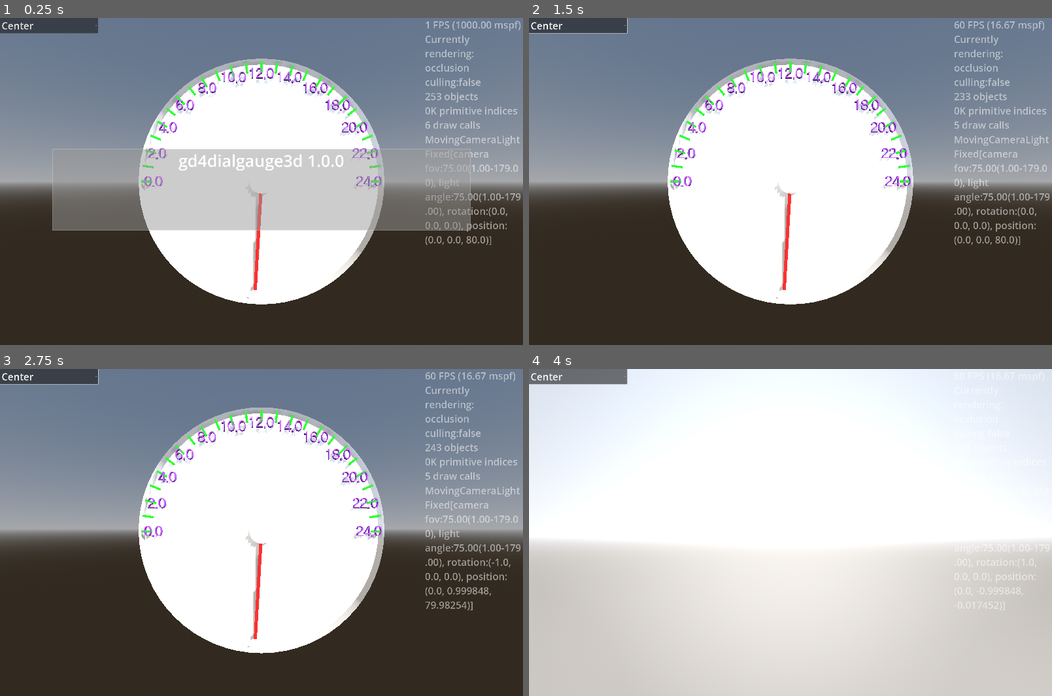
Above: before the commit, frames 1-4 (two rows, left to right).
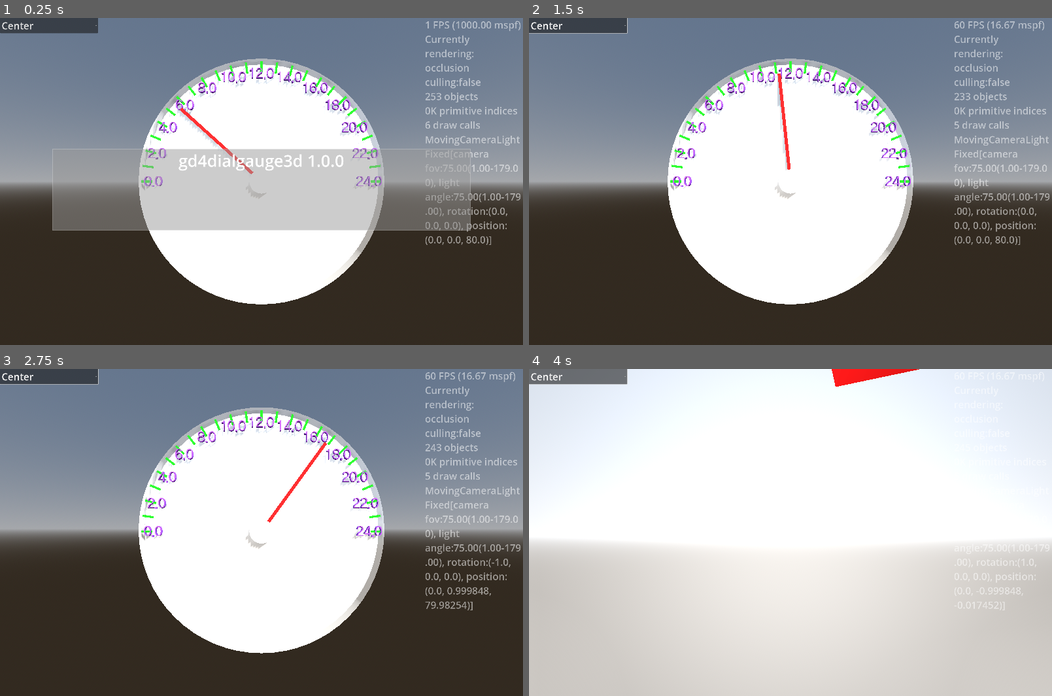
Above: after the commit, the same moments.

Repository: kasworld/gd4dialgauge3d
Game: Godot game, scene res://main.tscn
Two runs of this game, one before a commit and one after it. Both use one fixed random seed, a clock stepped at 60 frames per second and the inputs below.
Inputs (mouse positions are in pixels of both pictures, inside the frame that each line leads up to):
- Up to frame 1 (0.25 s): no input
- Up to frame 2 (1.5 s): click "Center" at 0.5 s; tap Enter at 1.25 s; move the mouse to (905, 165) at 1.27 s; hold Right from 1.28 s (still down); tap Q at 1.35 s; click (905, 165) at 1.42 s
- Up to frame 3 (2.75 s): move the mouse to (156, 548) at 2.02 s; release Right at 2.03 s; hold Down from 2.03 s (still down); tap E at 2.1 s
- Up to frame 4 (4 s): move the mouse to (842, 460) at 2.77 s; release Down at 2.78 s; hold Right 2.78-3.53 s; tap Enter at 2.85 s; tap Space at 3.5 s; move the mouse to (764, 597) at 3.52 s; hold Up from 3.53 s (still down); tap Q at 3.6 s; click (764, 597) at 3.67 s

The runs differ from the first frame. In frame 1, 0.6% of the frame differs, in the area x 34-51%, y 27-86%; in frame 2, 0.6%, in the area x 46-51%, y 17-86%; in frame 3, 0.5%; in frame 4, 0.5%.

Commit message:
set_needle_value

Diff:
--- a/dial_gauge/dial_gauge.gd
+++ b/dial_gauge/dial_gauge.gd
@@ -3,12 +3,10 @@
 
 var font := preload("res://font/HakgyoansimBareondotumR.ttf")
 
-var current_value :float
-var value_range :Array # [min, max]
-var rad_range :Array # [min, max]
+var value_range :Array # [from, to] not min max
+var rad_range :Array # [from, to] not min max
 
-func init_range(v :float, v_range :Array, r_range :Array ) -> DialGauge:
-	current_value = v
+func init_range(v_range :Array, r_range :Array ) -> DialGauge:
 	value_range = v_range
 	rad_range = r_range
 	return self
@@ -92,5 +90,8 @@
 	sp.mesh = mesh
 	return sp
 
-func set_needle_angle(rad :float) -> void:
+func set_needle_value(v :float) -> void:
+	#v = clampf(v, value_range[0], value_range[1])
+	var rate :float = (v- value_range[0]) / (value_range[1]- value_range[0])
+	var rad :float = (rad_range[1]- rad_range[0])*rate + rad_range[0]
 	$NeedleBase.rotation.z = rad
--- a/main.gd
+++ b/main.gd
@@ -63,13 +63,17 @@
 	$AxisArrow3D.set_colors().set_size(WorldSize.length()/20)
 	$FixedCameraLight.make_current()
 	$DialGauge.init(WorldSize.y/2, WorldSize.z/20
-	).init_range( 0, [0,24], [PI,0]
+	).init_range( [0,24], [PI,0]
 	).add_dial_num(WorldSize.y/2*0.9, WorldSize.z/100, 5, 12, Color.REBECCA_PURPLE,
 	).add_dial_bar(WorldSize.y/2, Vector3(WorldSize.z/20, WorldSize.z/100, WorldSize.z/200),
 		DialGauge.BarAlign.In, 24, Color.GREEN)
-	$DialGauge.set_needle_angle(randf_range(0,2*PI))
 
+var cur_rad := 0.0
 func _process(_delta: float) -> void:
+	$DialGauge.set_needle_value(cur_rad)
+	cur_rad += 24.0/60.0
+	if cur_rad > 24:
+		cur_rad = 0
 	var now := Time.get_unix_time_from_system()
 	label_demo()
 	if $MovingCameraLightHober.is_current_camera():
